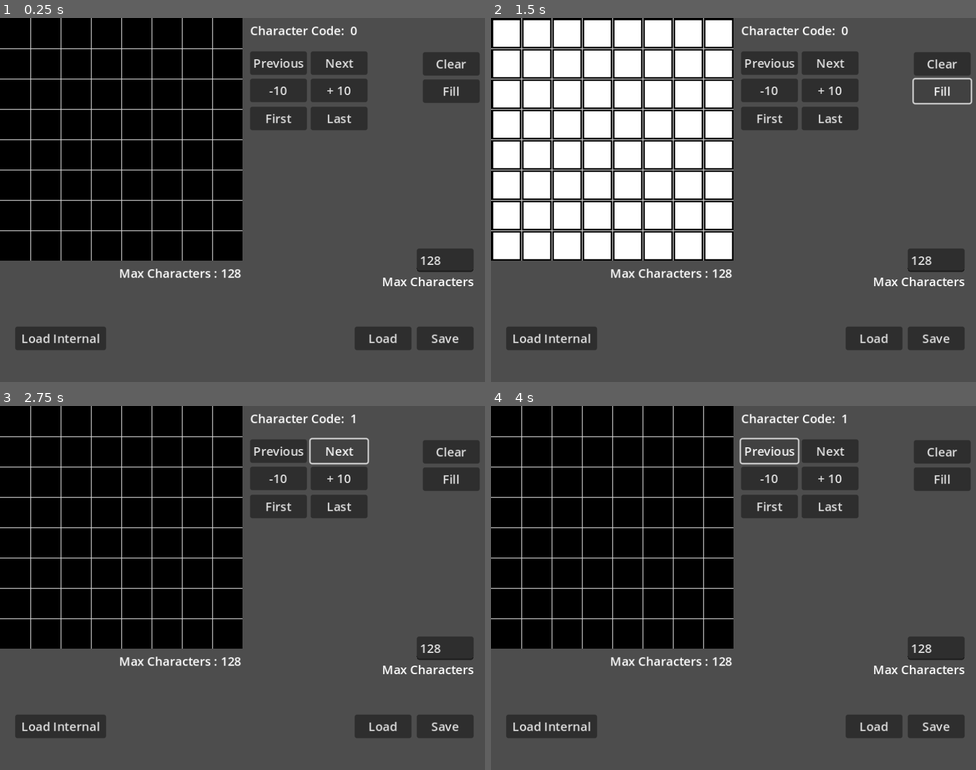
Above: before the commit, frames 1-4 (two rows, left to right).
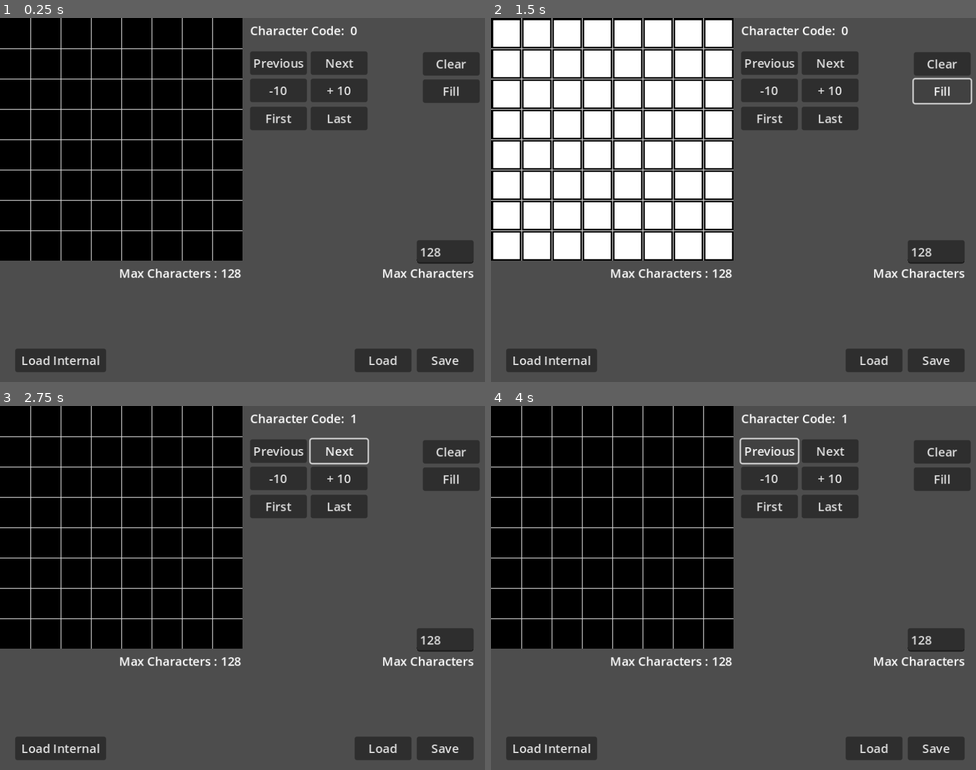
Above: after the commit, the same moments.

Repository: Virtually-Retro/Viro-Font-Editor
Game: Godot game, scene res://main.tscn
Same seed, same stepped clock (60 frames per second), same inputs: the game is played once before the commit and once after it.
Inputs:
- Up to frame 1 (0.25 s): no input
- Up to frame 2 (1.5 s): click "Clear" at 0.5 s; click "Fill" at 1.25 s
- Up to frame 3 (2.75 s): click "Next" at 2 s
- Up to frame 4 (4 s): click "Next" at 2.75 s; click "Previous" at 3.5 s

The runs differ from the first frame. In frame 1, 5.8% of the frame differs, in the area x 3-98%, y 61-98%; in frame 2, 5.8%; in frame 3, 5.8%; in frame 4, 5.8%.

Commit message:
Viro 1.0.7 Beta Font Editing Program
Additions and  bug fixes

Diff:
--- a/main.gd
+++ b/main.gd
@@ -17,10 +17,11 @@
 var chardb: Array[String] = []
 var charFlag: Array[int] = []
 var max_chars: int = 128
-var locked_ascii_codes: Array[int] = [10,13,32]
+var locked_ascii_codes: Array[int] = [9,10,13,32]
 
 
 func _ready() -> void:
+	get_window().title = "Viro Font Editor"
 	chardb.resize(max_chars * 8)
 	charFlag.resize(max_chars)
 	display_maxchars()
@@ -157,6 +158,9 @@
 
 
 func _on_clear_button_pressed() -> void:
+	if locked_ascii_codes.find(activechar) > -1:
+		return
+
 	for i: int in range(8):
 		chardb[(activechar * 8) + i] = ""
 	charFlag[activechar] = 0
@@ -164,6 +168,9 @@
 
 
 func _on_fill_button_pressed() -> void:
+	if locked_ascii_codes.find(activechar) > -1:
+		return
+
 	for i: int in range(8):
 		chardb[(activechar * 8) + i] = "11111111"
 	charFlag[activechar] = 800
--- a/main.tscn
+++ b/main.tscn
@@ -36,9 +36,9 @@
 [node name="maxchars2" type="Label" parent="."]
 layout_mode = 0
 offset_left = 460.0
-offset_top = 336.0
+offset_top = 325.0
 offset_right = 625.0
-offset_bottom = 359.0
+offset_bottom = 348.0
 text = "Max Characters"
 horizontal_alignment = 2
 
@@ -68,34 +68,34 @@
 [node name="saveButton" type="Button" parent="."]
 layout_mode = 0
 offset_left = 550.0
-offset_top = 407.0
+offset_top = 436.0
 offset_right = 625.0
-offset_bottom = 438.0
+offset_bottom = 467.0
 text = "Save"
 
 [node name="loadButton" type="Button" parent="."]
 layout_mode = 0
 offset_left = 468.0
-offset_top = 407.0
+offset_top = 436.0
 offset_right = 543.0
-offset_bottom = 438.0
+offset_bottom = 467.0
 text = "Load"
 
 [node name="loadInternalButton" type="Button" parent="."]
 layout_mode = 0
 offset_left = 20.0
-offset_top = 407.0
+offset_top = 436.0
 offset_right = 140.0
-offset_bottom = 438.0
+offset_bottom = 467.0
 tooltip_text = "Load the default database."
 text = "Load Internal"
 
 [node name="fileResult" type="Label" parent="."]
 layout_mode = 0
 offset_left = 21.0
-offset_top = 446.0
+offset_top = 405.0
 offset_right = 624.0
-offset_bottom = 469.0
+offset_bottom = 428.0
 
 [node name="clearButton" type="Button" parent="."]
 layout_mode = 0
@@ -156,9 +156,9 @@
 [node name="numchars" type="LineEdit" parent="."]
 layout_mode = 0
 offset_left = 550.0
-offset_top = 304.0
+offset_top = 293.0
 offset_right = 625.0
-offset_bottom = 335.0
+offset_bottom = 324.0
 
 [node name="msgTimer" type="Timer" parent="."]
 wait_time = 10.0
